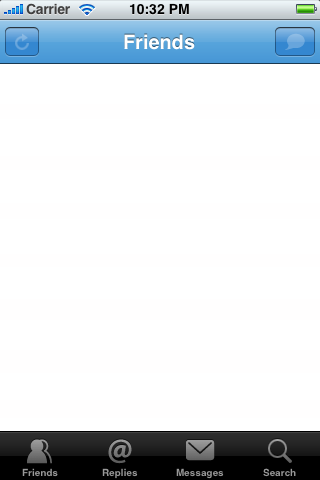
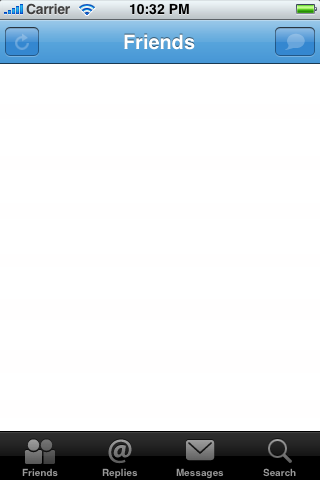
Layered file, before and after one edit (320×480). Changes by layer:
added layer "Layer 7" above "Layer 6" over [24, 438, 55, 464]
